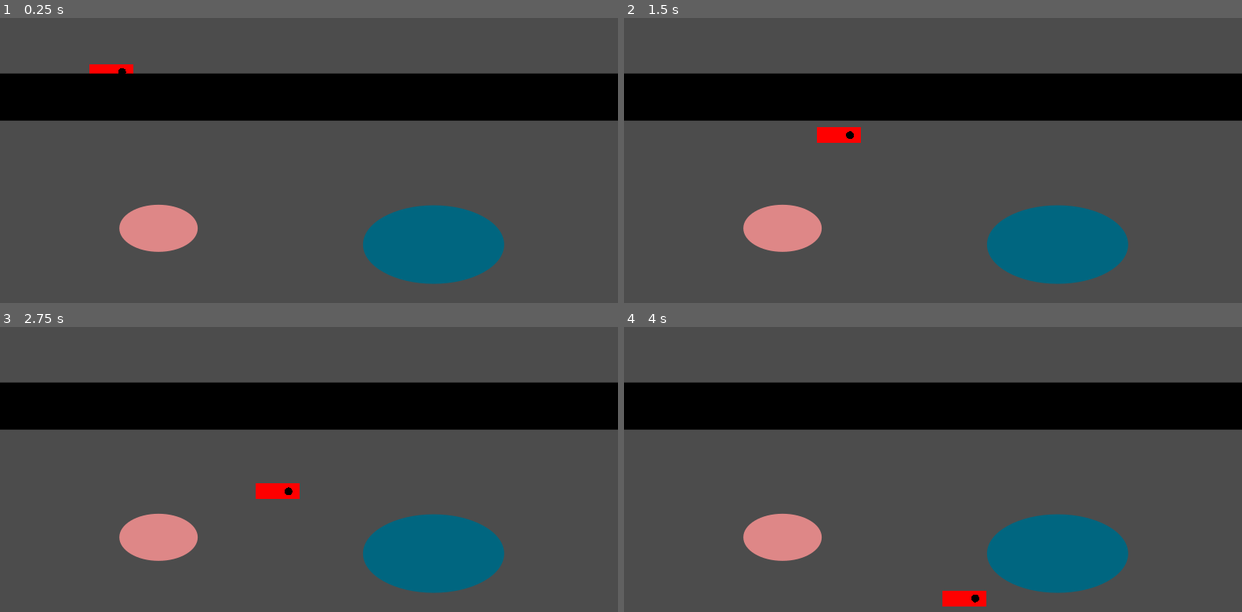
Above: before the commit, frames 1-4 (two rows, left to right).
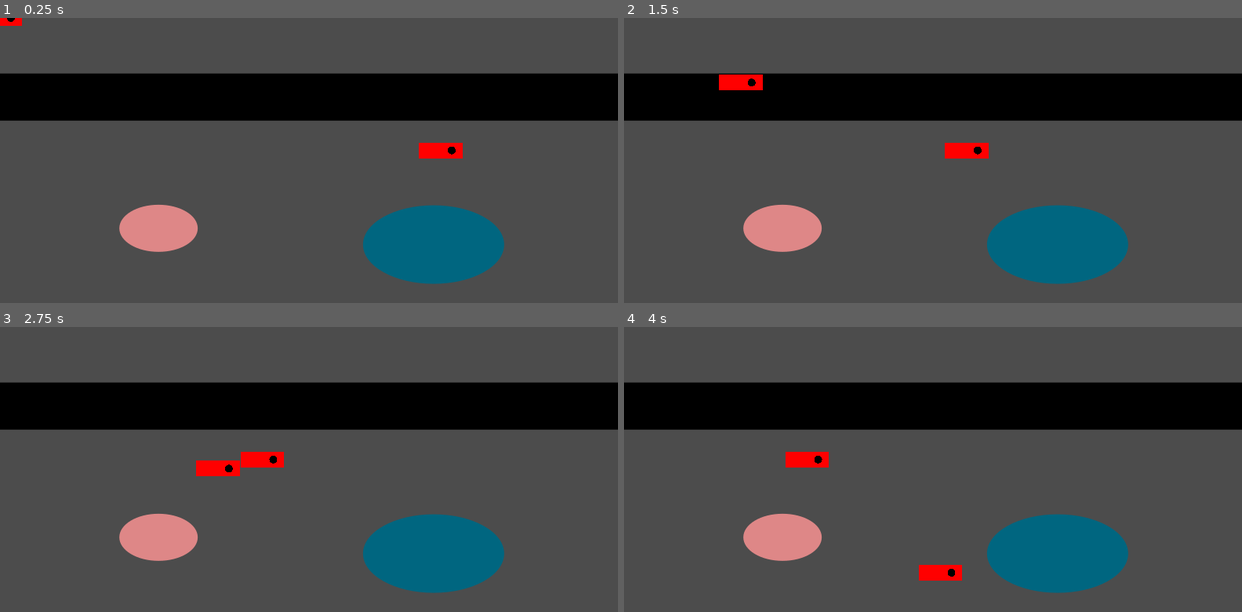
Above: after the commit, the same moments.

Repository: the-g-force/FamJam-June2020
Game: Godot game, scene res://src/Aquarium.tscn
Two runs of this game, one before a commit and one after it. Both use one fixed random seed, a clock stepped at 60 frames per second and the inputs below.
Inputs (mouse positions are in pixels of both pictures, inside the frame that each line leads up to):
- Up to frame 1 (0.25 s): no input
- Up to frame 2 (1.5 s): move the mouse to (1068, 203) at 0.52 s; click (1068, 203) at 0.6 s; move the mouse to (809, 246) at 1.27 s; click (809, 246) at 1.35 s
- Up to frame 3 (2.75 s): move the mouse to (370, 441) at 2.02 s; click (370, 441) at 2.1 s
- Up to frame 4 (4 s): move the mouse to (outside the picture) at 2.77 s; click (outside the picture) at 2.85 s; move the mouse to (1118, 594) at 3.52 s; click (1118, 594) at 3.6 s

The runs differ from the first frame. In frame 1, 0.7% of the frame differs, in the area x 0-75%, y 0-50%; in frame 2, 1.1%; in frame 3, 1.2%, in the area x 31-49%, y 43-61%; in frame 4, 1.2%.

Commit message:
Add class hierarchy for fish
PlayerFish is the player fish. EnemyFish is for all enemies. Amazing.

Diff:
--- a/project/project.godot
+++ b/project/project.godot
@@ -8,9 +8,14 @@
 
 config_version=4
 
-_global_script_classes=[  ]
+_global_script_classes=[ {
+"base": "KinematicBody2D",
+"class": "Fish",
+"language": "GDScript",
+"path": "res://src/Fish.gd"
+} ]
 _global_script_class_icons={
-
+"Fish": ""
 }
 
 [application]
--- a/project/src/Aquarium.gd
+++ b/project/src/Aquarium.gd
@@ -2,10 +2,10 @@
 
 var pointclicked : Vector2 = Vector2(0,0)
 
-onready var fish := $Fish
+onready var player := $PlayerFish
 
 func _process(_delta):
 	if Input.is_action_just_pressed("clicked"):
 		pointclicked = get_global_mouse_position()
 		if pointclicked < get_viewport_rect().size:
-			fish.destination = pointclicked
+			player.destination = pointclicked
--- a/project/src/Aquarium.tscn
+++ b/project/src/Aquarium.tscn
@@ -1,15 +1,18 @@
-[gd_scene load_steps=4 format=2]
+[gd_scene load_steps=5 format=2]
 
-[ext_resource path="res://src/Fish.tscn" type="PackedScene" id=1]
+[ext_resource path="res://src/PlayerFish.tscn" type="PackedScene" id=1]
 [ext_resource path="res://src/Aquarium.gd" type="Script" id=2]
 [ext_resource path="res://assets/aquarium.png" type="Texture" id=3]
+[ext_resource path="res://src/EnemyFish.tscn" type="PackedScene" id=4]
 
 [node name="Aquarium" type="Node2D"]
 script = ExtResource( 2 )
 
-[node name="Fish" parent="." instance=ExtResource( 1 )]
-position = Vector2( 141.693, 68.59 )
-
 [node name="Background" type="Sprite" parent="."]
 texture = ExtResource( 3 )
 centered = false
+
+[node name="PlayerFish" parent="." instance=ExtResource( 1 )]
+
+[node name="SampleEnemy" parent="." instance=ExtResource( 4 )]
+position = Vector2( 583.603, 168.687 )
--- /dev/null
+++ b/project/src/EnemyFish.gd
@@ -0,0 +1,14 @@
+extends Fish
+
+export var min_x := 20
+export var max_x := 500
+export var speed := 100.0
+
+var _direction := Vector2(1,0)
+
+func _process(delta):
+	var _error = move_and_collide(_direction * speed * delta)
+	if get_global_transform().origin.x >= max_x:
+		_direction = Vector2(-1,0)
+	if get_global_transform().origin.x <= min_x:
+		_direction = Vector2(1,0)
--- /dev/null
+++ b/project/src/EnemyFish.tscn
@@ -0,0 +1,7 @@
+[gd_scene load_steps=3 format=2]
+
+[ext_resource path="res://src/Fish.tscn" type="PackedScene" id=1]
+[ext_resource path="res://src/EnemyFish.gd" type="Script" id=2]
+
+[node name="Fish" instance=ExtResource( 1 )]
+script = ExtResource( 2 )
--- a/project/src/Fish.gd
+++ b/project/src/Fish.gd
@@ -1,28 +1,8 @@
 extends KinematicBody2D
-
-const THRESHOLD := 3.0
-
-export var speed : float = 200.0
-
-var destination : Vector2 = Vector2(0,0) setget _set_destination
-var _should_move : bool = false
+class_name Fish
 
 func _draw():
 	var extents : Vector2 = $CollisionShape2D.shape.extents
 	var r : Rect2 = Rect2(-extents.x, -extents.y, extents.x*2, extents.y*2)
 	draw_rect(r, Color.red)
 	draw_circle(Vector2(extents.x/2, 0), 5, Color.black)
-
-
-func _process(delta):
-	if _should_move:
-		var trajectory : Vector2 = destination - get_global_transform().origin
-		var _velocity : Vector2 = trajectory.normalized() * delta * speed
-		var _error = move_and_collide(_velocity)
-		if (destination - get_global_transform().origin).length_squared() < THRESHOLD:
-			_should_move = false
-
-
-func _set_destination(value):
-	destination = value
-	_should_move = true
--- /dev/null
+++ b/project/src/PlayerFish.gd
@@ -0,0 +1,21 @@
+extends Fish
+
+const THRESHOLD := 3.0
+
+export var speed : float = 200.0
+
+var destination : Vector2 = Vector2(0,0) setget _set_destination
+var _should_move : bool = false
+
+func _process(delta):
+	if _should_move:
+		var trajectory : Vector2 = destination - get_global_transform().origin
+		var _velocity : Vector2 = trajectory.normalized() * delta * speed
+		var _error = move_and_collide(_velocity)
+		if (destination - get_global_transform().origin).length_squared() < THRESHOLD:
+			_should_move = false
+
+
+func _set_destination(value):
+	destination = value
+	_should_move = true
--- /dev/null
+++ b/project/src/PlayerFish.tscn
@@ -0,0 +1,7 @@
+[gd_scene load_steps=3 format=2]
+
+[ext_resource path="res://src/Fish.tscn" type="PackedScene" id=1]
+[ext_resource path="res://src/PlayerFish.gd" type="Script" id=2]
+
+[node name="PlayerFish" instance=ExtResource( 1 )]
+script = ExtResource( 2 )
